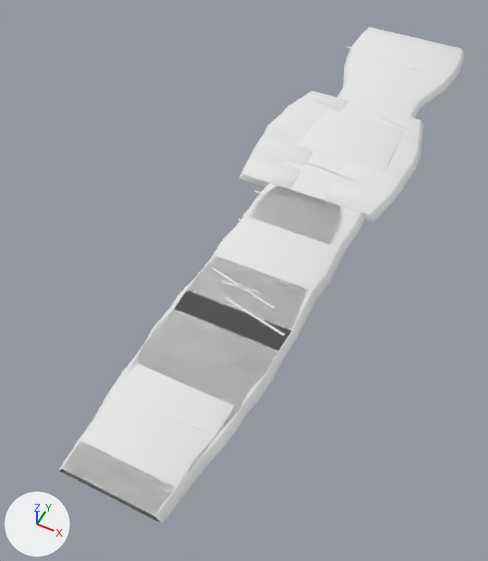
A saved change to the glTF model assets/models/stromboli/effects/lava_flow.glb.
The view is the same before and after, from a 50 mm lens placed at (20.2, -16.0, 52.1), pointed at (-3.0, 30.3, -5.8). The axes (+X, +Y, +Z) are drawn at lower left. The lights are the same throughout. The picture after the commit comes second. Vertices at exactly the same position are counted once.

The first picture shows 'Lava_Stage1', 'Lava_Stage2', 'Lava_Stage3'.
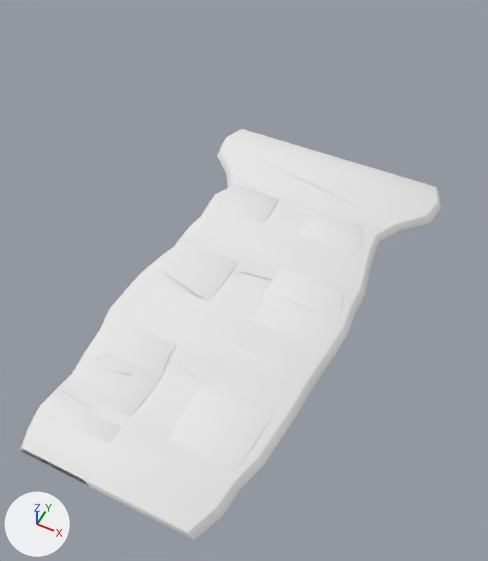
Pixel boxes [x1, y1, x2, y2] of what changed, in the pictures (488 x 561 px; the box of a moved part takes in the faces that stretch with it):
'Lava_Stage3', reshaped (16% shorter)
    before: [63, 27, 465, 519]
    after: [31, 129, 441, 540]
'Lava_Stage2', reshaped (30% shorter)
    before: [58, 91, 424, 524]
    after: [20, 185, 364, 486]
'Lava_Stage1', reshaped (49% narrower, 61% shorter)
    before: [62, 185, 343, 522]
    after: [21, 352, 165, 483]
part 1 of me_lava_stage1, deleted
    before: [211, 267, 275, 309]
part 2 of me_lava_stage1, moved or reshaped
    before: [62, 185, 343, 522]
    after: [21, 352, 165, 483]
part 3 of me_lava_stage2, moved or reshaped (not visible before)
    after: [164, 271, 202, 298]
part 4 of me_lava_stage2, moved or reshaped (not visible afterwards)
    before: [221, 281, 260, 293]
part 5 of me_lava_stage2, rebuilt (31% narrower, 23% shorter)
    before: [58, 186, 343, 524]
    after: [169, 211, 364, 472]
part 6 of me_lava_stage2, added
    after: [20, 185, 279, 486]
part 7 of me_lava_stage2, added
    after: [279, 294, 313, 311]
part 8 of me_lava_stage2, deleted
    before: [239, 91, 424, 222]
part 9 of me_lava_stage3, moved or reshaped (not visible afterwards)
    before: [347, 46, 422, 72]
part 10 of me_lava_stage3, moved or reshaped (not visible before)
    after: [170, 356, 223, 396]
part 11 of me_lava_stage3, moved or reshaped (not visible before)
    after: [178, 299, 201, 313]
part 12 of me_lava_stage3, moved or reshaped (not visible before)
    after: [282, 201, 314, 215]
part 13 of me_lava_stage3, moved or reshaped (not visible afterwards)
    before: [224, 297, 285, 336]
part 14 of me_lava_stage3, rebuilt (16% shorter)
    before: [63, 27, 465, 519]
    after: [31, 129, 441, 540]
part 15 of me_lava_stage3, added
    after: [237, 269, 273, 280]
part 16 of me_lava_stage3, deleted
    before: [305, 77, 411, 181]

The edits, one by one:
me_lava_stage1 is used by ob_lava_stage1; location (0.0, 0.0, 0.0).
me_lava_stage1 had 192 vertices, 326 faces and spanned x -5.7..7.1, y 0.0..40.0, z 0.0..1.0.
me_lava_stage1 now has 116 vertices, 200 faces and spans x -10.2..-1.2, y 0.0..12.0, z 0.0..1.0.
me_lava_stage1 part 1: the loose piece of 16 vertices spanning x -4.2..4.1, y 22.8..25.2, z 0.9..1.0 is deleted.
me_lava_stage1 part 2: 104 vertices removed from x -5.7..7.1, y 0.0..40.0, z 0.0..1.0; 116 vertices added at x -10.2..-1.2, y 0.0..12.0, z 0.0..1.0.
Other edits to the shape of me_lava_stage1 do not show in these pictures.
me_lava_stage2 is used by ob_lava_stage2; location (0.0, 0.0, 0.0).
me_lava_stage2 had 644 vertices, 1130 faces and spanned x -10.0..9.8, y 0.0..60.0, z 0.0..1.0.
me_lava_stage2 now has 520 vertices, 912 faces and spans x -11.0..10.9, y 0.0..38.0, z 0.0..1.0.
me_lava_stage2 part 3: the loose piece of 24 vertices spanning x -5.0..2.3, y 28.8..29.9, z 0.6..0.7 is scaled about its middle by (0.689, 1.44, 1), then moved by (-4.3, -7.6, 0.3).
me_lava_stage2 part 4: the loose piece of 24 vertices spanning x -2.3..1.8, y 23.7..24.3, z 0.9..1.0 is scaled about its middle by (0.7, 1.22, 1), then moved by (4.7, -7.3, 0.0).
me_lava_stage2 part 5: the loose piece of 104 vertices spanning x -5.8..7.2, y 0.0..40.0, z 0.0..1.0 is rebuilt with 86 vertices and now spans x 1.3..10.9, y 6.0..38.0, z 0.0..1.0.
me_lava_stage2 part 6: a new loose piece of 98 vertices spanning x -11.0..-1.2, y 0.0..38.0, z 0.0..1.0, in mat_paletteatlas.
me_lava_stage2 part 7: a new loose piece of 16 vertices spanning x 3.6..7.4, y 24.4..24.9, z 0.8..0.9, in mat_paletteatlas.
me_lava_stage2 part 8: 7 loose pieces with 252 vertices, spanning x -10.0..9.8, y 40.0..60.0, z 0.0..1.0, are deleted.
Other edits to the shape of me_lava_stage2 do not show in these pictures.
me_lava_stage3 is used by ob_lava_stage3; location (0.0, 0.0, 0.0).
me_lava_stage3 had 525 vertices, 914 faces and spanned x -7.4..9.0, y 0.0..80.0, z 0.0..1.0.
me_lava_stage3 now has 292 vertices, 500 faces and spans x -13.5..14.5, y 0.0..48.0, z 0.0..1.0.
me_lava_stage3 part 9: the loose piece of 16 vertices spanning x -7.4..4.4, y 71.0..73.0, z 0.9 is scaled about its middle by (0.825, 0.778, 1), then moved by (3.2, -66.7, -0.1).
me_lava_stage3 part 10: the loose piece of 16 vertices spanning x -2.4..5.1, y 63.8..64.2, z 0.7 is turned -13.9 degrees about the z axis through its middle and scaled by 1.5, then moved by (-2.8, -50.7, 0.1).
me_lava_stage3 part 11: the loose piece of 16 vertices spanning x -0.8..5.4, y 26.2..27.1, z 0.9..1.0 is turned -5.2 degrees about the z axis through its middle and scaled by 1.82, then moved by (-1.7, -8.0, -0.1).
me_lava_stage3 part 12: the loose piece of 16 vertices spanning x -2.3..3.5, y 60.8..61.9, z 0.6..0.7 is turned -14 degrees about the z axis through its middle and scaled by 1.69, then moved by (2.2, -24.0, 0.1).
me_lava_stage3 part 13: the loose piece of 20 vertices spanning x -1.2..6.2, y 20.4..22.3, z 0.8 is scaled about its middle by (1.58, 1.74, 1), then moved by (-2.4, 24.0, 0.1).
me_lava_stage3 part 14: the loose piece of 194 vertices spanning x -7.3..9.0, y 0.0..80.0, z 0.0..1.0 is rebuilt with 122 vertices and now spans x -13.5..14.5, y 0.0..48.0, z 0.0..1.0.
me_lava_stage3 part 15: a new loose piece of 18 vertices spanning x -1.6..9.0, y 25.8..27.5, z 0.8..0.9, in mat_paletteatlas.
me_lava_stage3 part 16: 9 loose pieces with 194 vertices, spanning x -4.1..5.0, y 15.7..78.0, z 0.6..1.0, are deleted.
Other edits to the shape of me_lava_stage3 do not show in these pictures.
